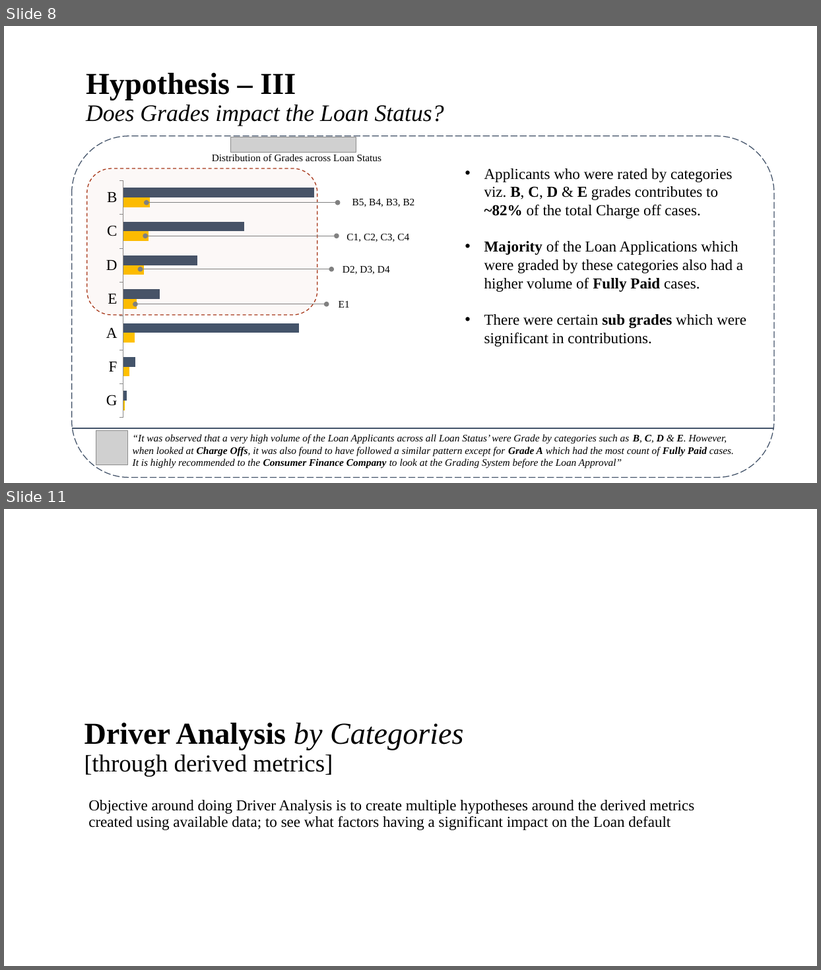
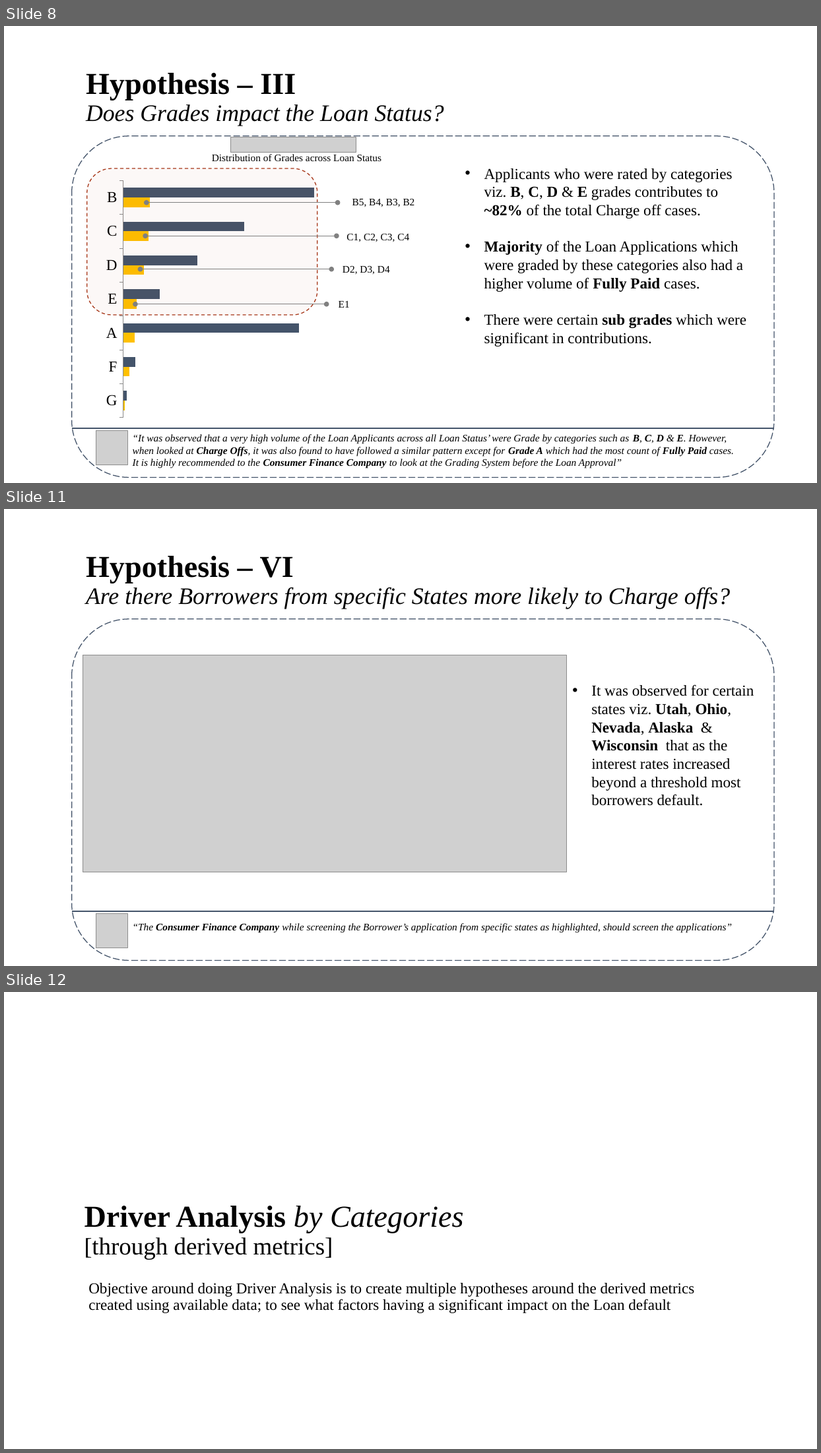
Before and after one commit to brijesh1100/P2-Gramener-Case-Study, a slide deck: Gramener_Case_Study_Presentation_SS.pptx. Shown one above the other, each under a label of ours: slides 8 and 11 before the commit, slides 8, 11 and 12 after it; the slides between them are not shown. The pictures are 821x970 and 821x1453 pixels, drawn with LibreOffice and Linux fonts; fonts in the diff are those of the drawing; grey boxes stand for pictures; background and template pictures are left out. Boxes give left, top, right and bottom in pixels: in the first picture for what was removed or moved away, otherwise in the second. Text is boxed around its words. In the diff, an @@ line names an element or a change of style, - is before the commit and + after.

```diff
--- a/Gramener_Case_Study_Presentation_SS.pptx
+++ b/Gramener_Case_Study_Presentation_SS.pptx
@@ slide 11 added at (4,509,817,966), background #FFFFFF @@
@@ title added at (86,556,730,609), 27.9 pt, text #000000, italic @@
+Hypothesis – VI
+Are there Borrowers from specific States more likely to Charge offs?
@@ rounded rectangle added at (72,619,774,961), outline #44546A 1 pt dashed @@
@@ picture added at (83,656,567,873) @@
@@ text added at (591,685,754,806), 18 pt, text #000000 @@
+• It was observed for certain states viz. Utah, Ohio, Nevada, Alaska & Wisconsin that as the interest rates increased beyond a threshold most borrowers default.
@@ line added from (72, 912) to (774, 912), #44546A 1.5 pt @@
@@ picture added at (96,914,128,948) @@
@@ text added at (133,923,733,933), 12 pt, text #000000, italic @@
+“The Consumer Finance Company while screening the Borrower’s application from specific states as highlighted, should screen the applications”
@@ what was slide 11 is now slide 12 @@
```
Also in this commit, not shown: 6 slides changed, 4 other slides added.
